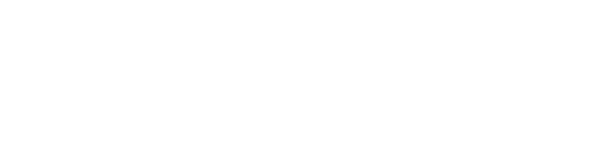
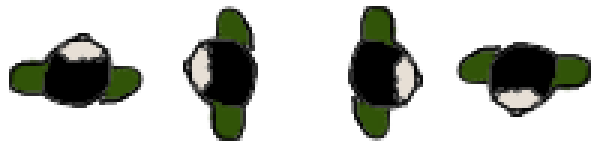
Revision of a layered 600px x 150px image; what changed, layer by layer:
showed "south" over [456, 42, 591, 117]
showed "west" over [183, 6, 258, 141]
showed "east" over [348, 6, 423, 141]
showed "north" over [9, 33, 144, 108]
